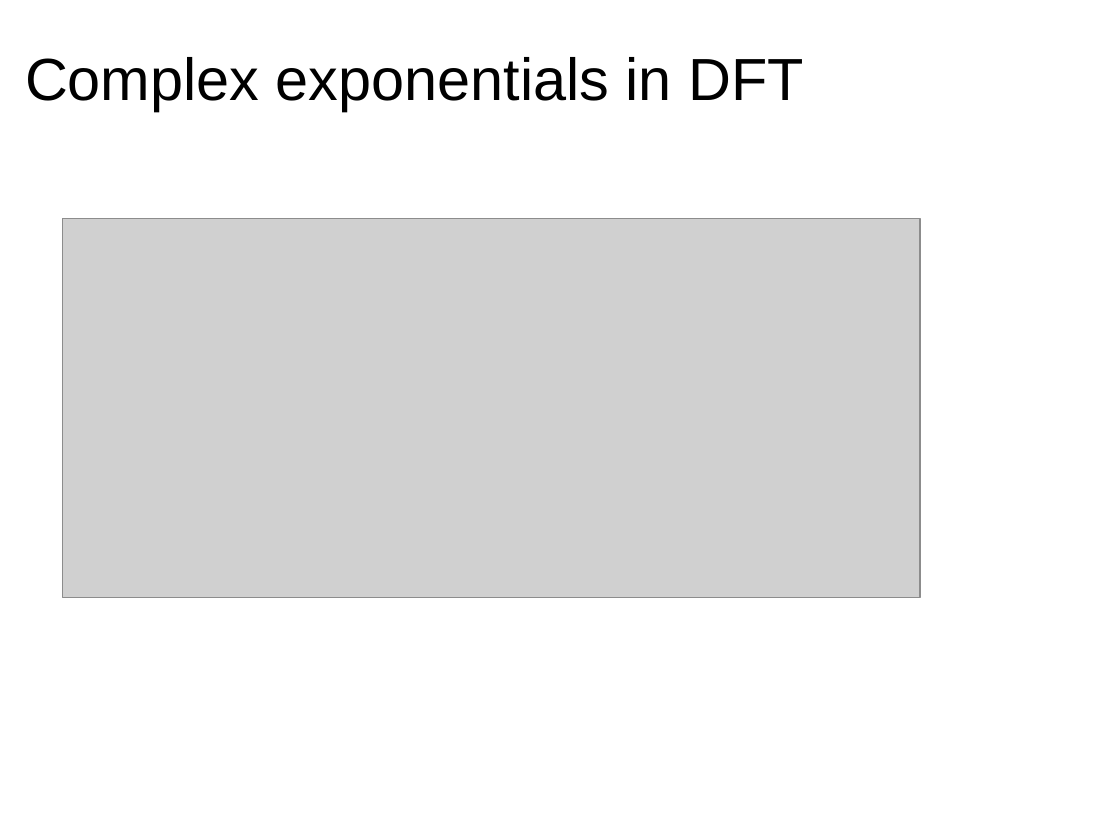
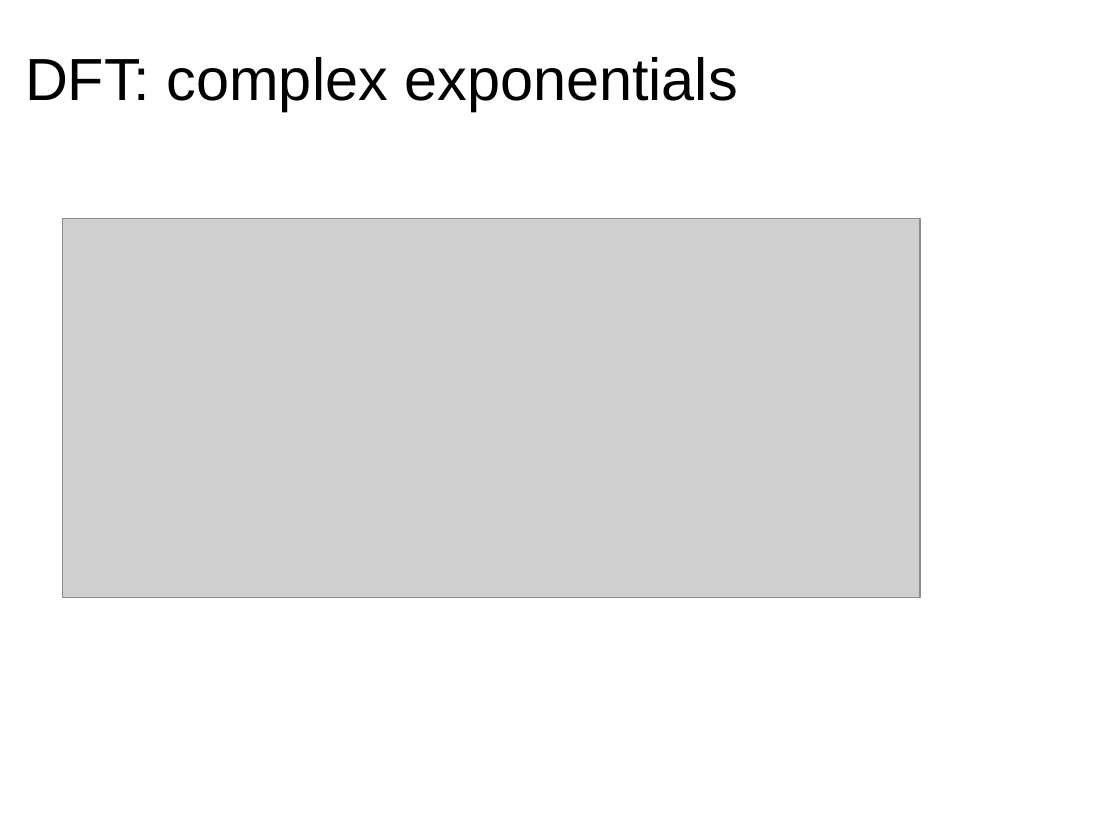
Before and after one commit to hoinx/sms-tools, a slide deck: slide 5 of lectures/2-DFT/DFT-1.odp. Drawn at 1120x840 pixels with LibreOffice and Linux fonts; fonts in the diff are those of the drawing; grey boxes stand for pictures. Boxes give left, top, right and bottom in pixels: in the first picture for what was removed or moved away, otherwise in the second. Text is boxed around its words. In the diff, an @@ line names an element or a change of style, - is before the commit and + after.

```diff
--- a/lectures/2-DFT/DFT-1.odp
+++ b/lectures/2-DFT/DFT-1.odp
@@ title at [25,57,737,111]: text changed @@
-Complex exponentials in DFT
+DFT: complex exponentials
```
Also in this commit, not shown: 4 other slides changed, 1 slide added, 1 slide removed, 27 other files.
